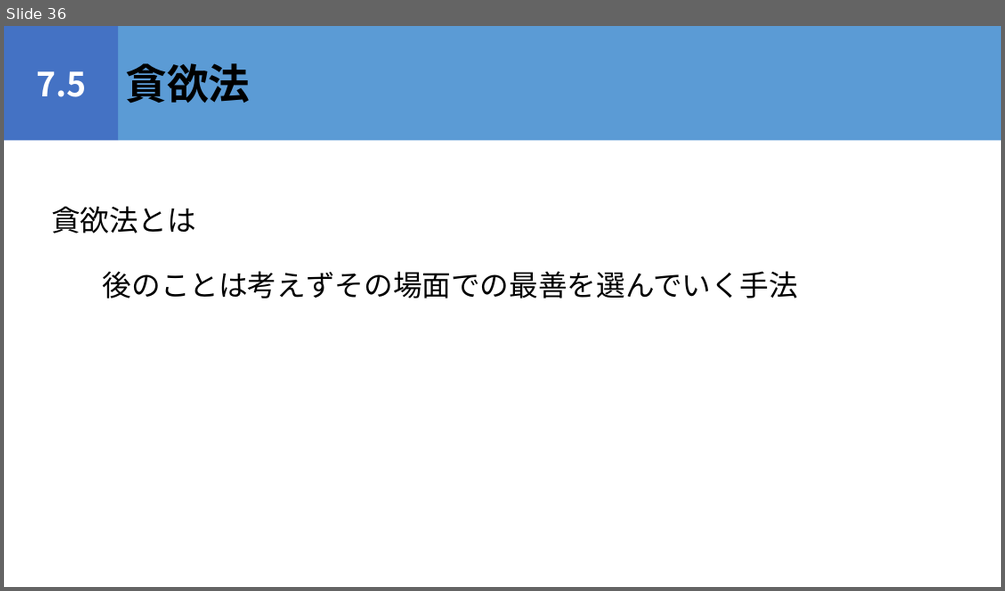
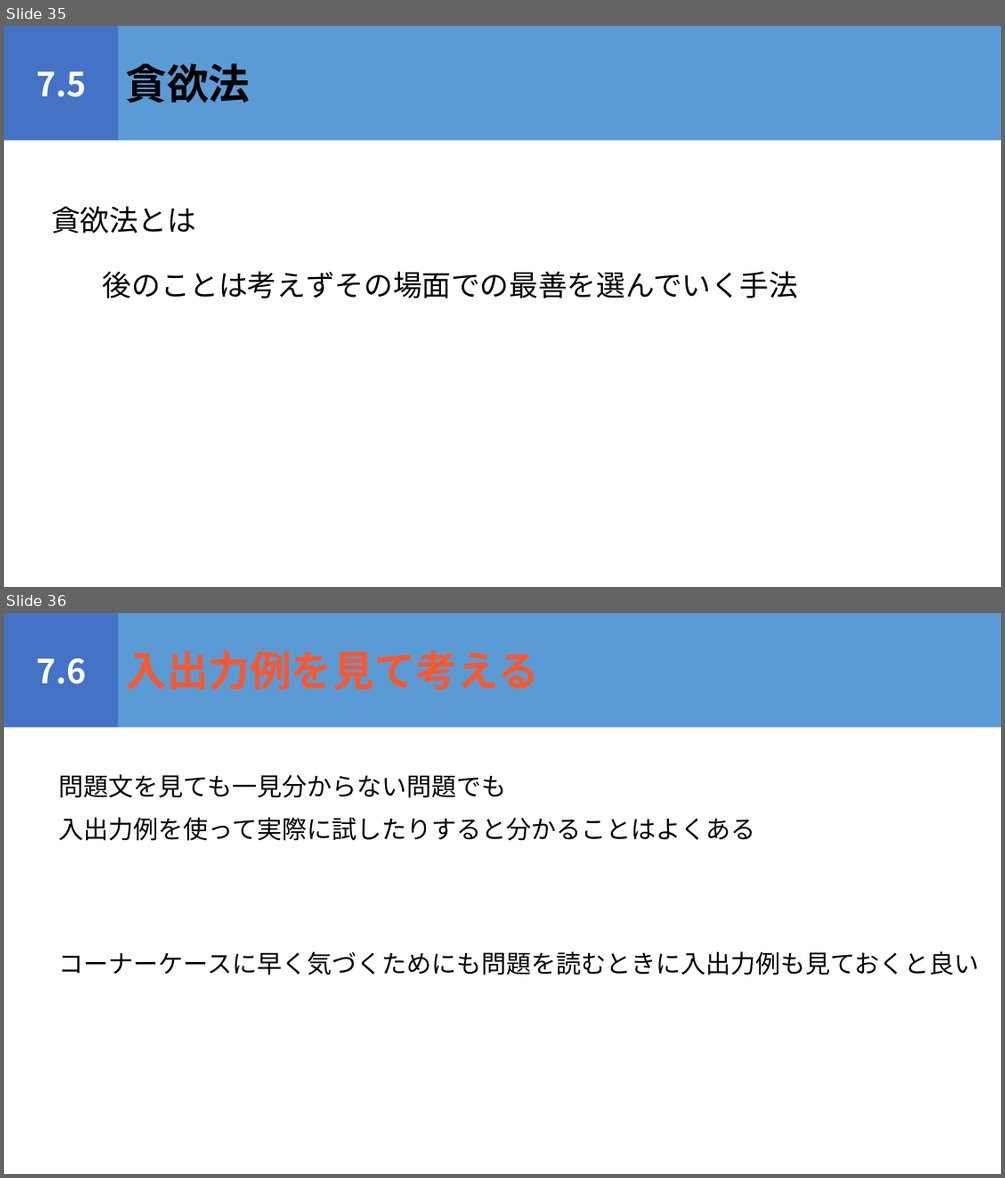
Before and after one commit to igeeeeee/triC_AtCoder_Beginners_Selection, a slide deck: ABS_勉強会.pptx. Shown one above the other, each under a label of ours: slide 36 before the commit, slides 35 and 36 after it. The pictures are 1005x591 and 1005x1178 pixels, drawn with LibreOffice and Linux fonts; fonts in the diff are those of the drawing. Boxes give left, top, right and bottom in pixels: in the first picture for what was removed or moved away, otherwise in the second. Text is boxed around its words. In the diff, an @@ line names an element or a change of style, - is before the commit and + after.

```diff
--- a/ABS_勉強会.pptx
+++ b/ABS_勉強会.pptx
@@ slide 36 added at <box>4,613,1001,1174</box>, background #FFFFFF @@
@@ rectangle added at <box>4,613,119,728</box>, fill #4472C4, 32 pt, text #FFFFFF, bold @@
+7.6
@@ rectangle added at <box>119,613,1001,728</box>, fill #5B9BD5, 40 pt, text #F8582E, bold @@
+入出力例を見て考える
@@ text added at <box>59,774,756,841</box>, 24 pt, text #000000 @@
+問題文を見ても一見分からない問題でも
+入出力例を使って実際に試したりすると分かることはよくある
@@ text added at <box>59,951,979,975</box>, 24 pt, text #000000 @@
+コーナーケースに早く気づくためにも問題を読むときに入出力例も見ておくと良い
@@ what was slide 36 is now slide 35 @@
```
Also in this commit, not shown: 1 slide changed, 8 other slides added, 5 other files.
